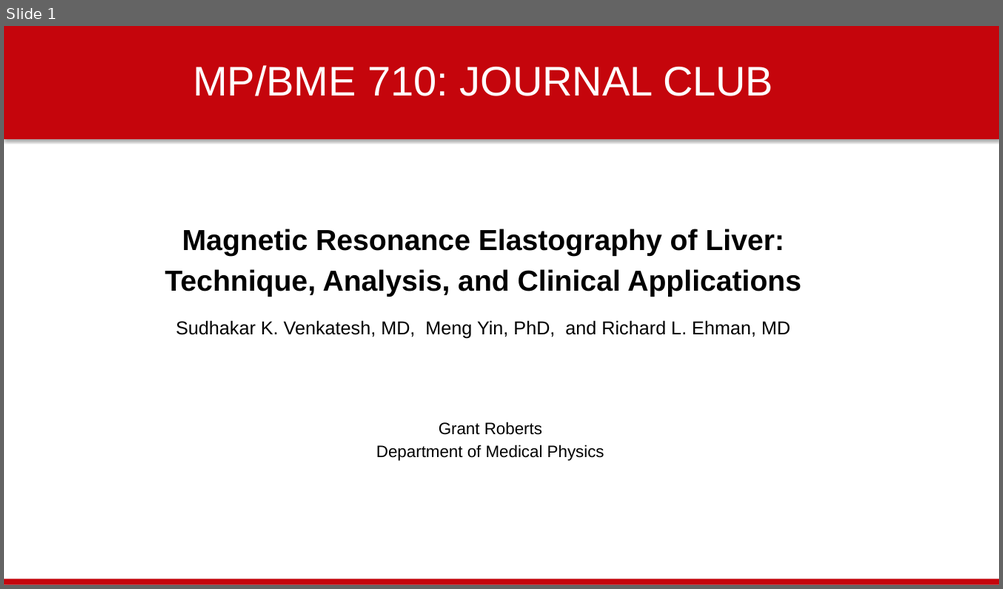
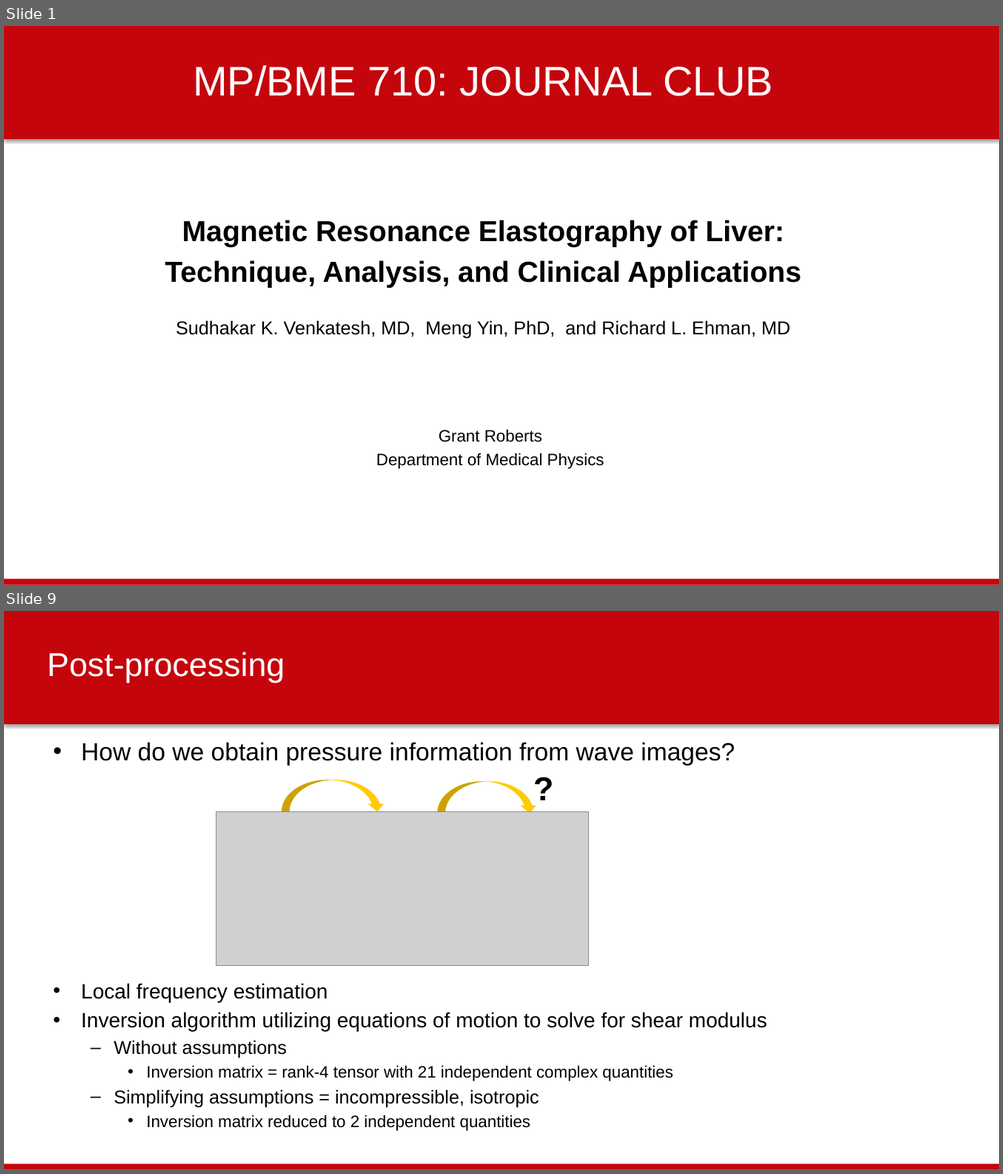
Before and after one commit to gsroberts1/MP710, a slide deck: Journal Club/Phase-Contrast and Elastography/MRE - Grant Roberts.pptx. Shown one above the other, each under a label of ours: slide 1 before the commit, slides 1 and 9 after it; the slides between them are not shown. The pictures are 1003x589 and 1003x1174 pixels, drawn with LibreOffice and Linux fonts; fonts in the diff are those of the drawing; grey boxes stand for pictures; background and template pictures are left out. Boxes give left, top, right and bottom in pixels: in the first picture for what was removed or moved away, otherwise in the second. Text is boxed around its words. In the diff, an @@ line names an element or a change of style, - is before the commit and + after.

```diff
--- a/Journal Club/Phase-Contrast and Elastography/MRE - Grant Roberts.pptx
+++ b/Journal Club/Phase-Contrast and Elastography/MRE - Grant Roberts.pptx
@@ slide 9 added at <box>4,611,999,1170</box>, background #FFFFFF; not listed: 2 template elements that a slide beside it also shows @@
@@ title added at <box>47,652,284,683</box>, 32 pt, text #FFFFFF @@
+Post-processing
@@ text added at <box>81,742,767,1131</box>, 16 pt, text #000000 @@
+• How do we obtain pressure information from wave images?
+• Local frequency estimation
+• Inversion algorithm utilizing equations of motion to solve for shear modulus
+  – Without assumptions
+    • Inversion matrix = rank-4 tensor with 21 independent complex quantities
+  – Simplifying assumptions = incompressible, isotropic
+    • Inversion matrix reduced to 2 independent quantities
@@ text added at <box>526,764,563,812</box>, 32 pt, text #000000, bold @@
+?
@@ curved right arrow added at <box>282,780,385,812</box>, fill #FFCC00 @@
@@ curved right arrow added at <box>437,782,538,814</box>, fill #FFCC00 @@
@@ picture added at <box>216,812,589,965</box> @@
@@ slide 1 changed as well @@
@@ text "Magnetic Resonance Elastography of Liver:": place and size @@
-text "Magnetic Resonance Elastography of Liver:" at <box>165,229,801,297</box>
+text "Magnetic Resonance Elastography of Liver:" at <box>165,220,801,288</box>
@@ text "Grant Roberts": place and size @@
-text "Grant Roberts" at <box>376,422,604,461</box>
+text "Grant Roberts" at <box>376,429,604,469</box>
```
Also in this commit, not shown: 1 other slide changed, 12 other slides added, 3 slides removed, 1 other file.
